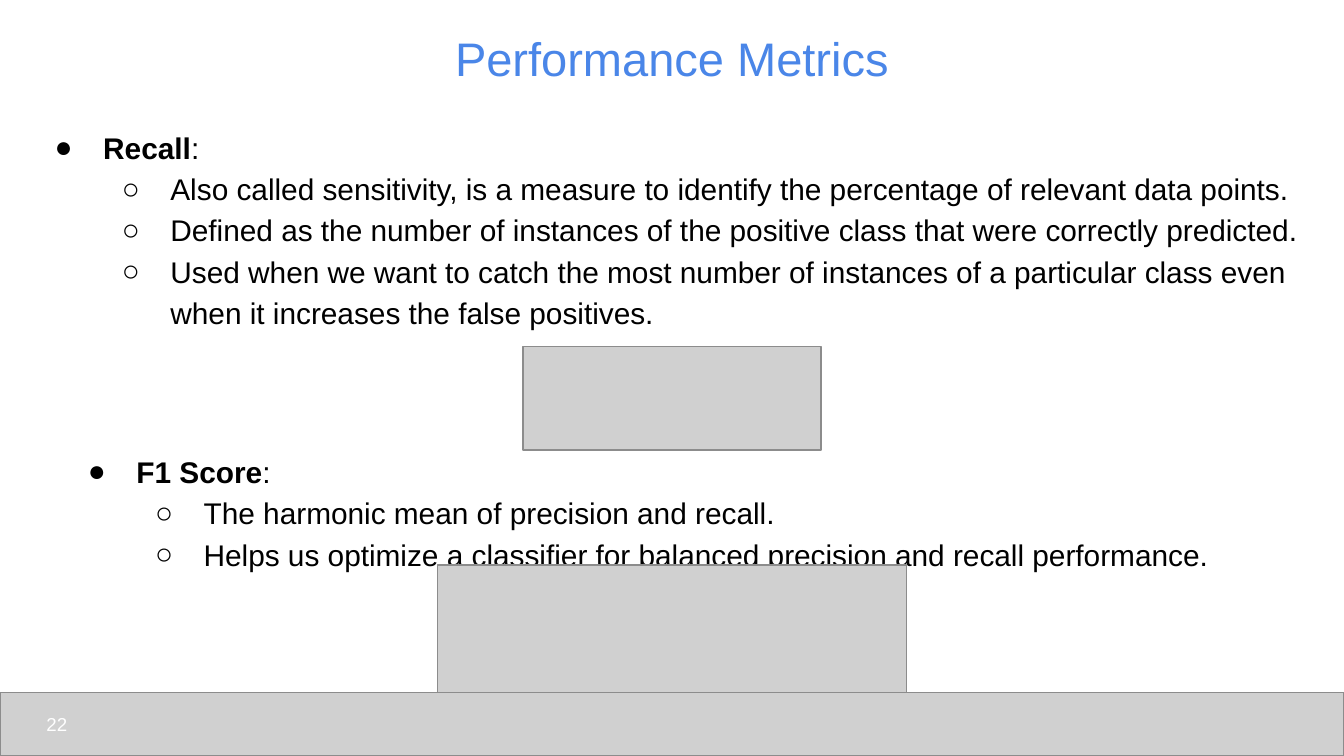
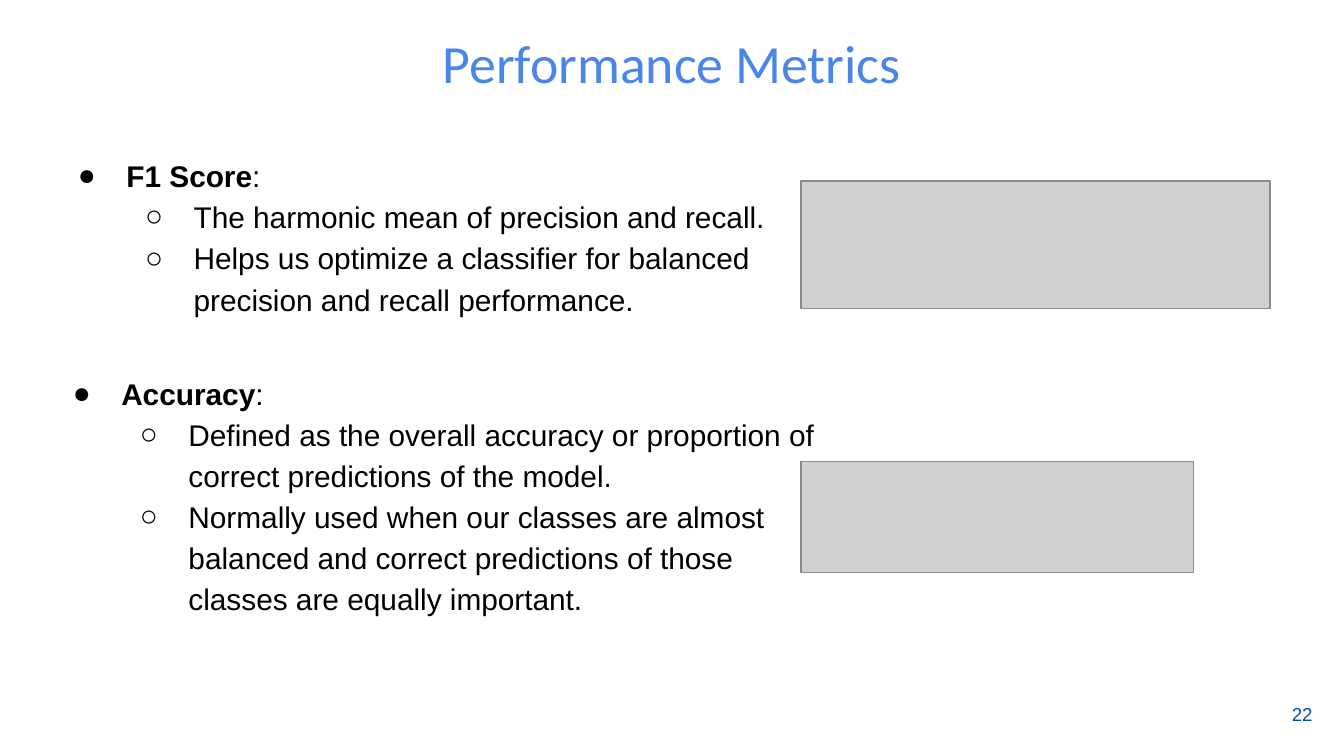
Before and after one commit to udel-cbcb/NIGMS-Sandbox-UD, a slide deck: slide 23 of Submodule_4/Lectures/Submodule_4_Lecture_1_ML_Models_and_Model_Evaluation.pptx (slide 22 before the commit). Drawn at 1344x756 pixels with LibreOffice and Linux fonts; fonts in the diff are those of the drawing; grey boxes stand for pictures; background and template pictures are left out. Boxes give left, top, right and bottom in pixels: in the first picture for what was removed or moved away, otherwise in the second. Text is boxed around its words. In the diff, an @@ line names an element or a change of style, - is before the commit and + after.

```diff
--- a/Submodule_4/Lectures/Submodule_4_Lecture_1_ML_Models_and_Model_Evaluation.pptx
+++ b/Submodule_4/Lectures/Submodule_4_Lecture_1_ML_Models_and_Model_Evaluation.pptx
@@ title "Performance Metrics" at box(443, 46, 901, 84): size 25.2 to 28.8 pt, font Arial to Calibri @@
@@ text "F1 Score:" rewrapped from box(136, 462, 1207, 571) to box(126, 166, 764, 316) @@
@@ text removed at box(103, 137, 1297, 329) @@
-● Recall:
-  ○ Also called sensitivity, is a measure to identify the percentage of relevant data points.
-  ○ Defined as the number of instances of the positive class that were correctly predicted.
-  ○ Used when we want to catch the most number of instances of a particular class even when it increases the false positives.
@@ picture: place and size @@
-picture at box(438, 564, 907, 692)
+picture at box(801, 181, 1270, 309)
@@ picture removed at box(523, 347, 821, 450) @@
@@ text added at box(121, 384, 814, 616), 16 pt, text #000000 @@
+● Accuracy:
+  ○ Defined as the overall accuracy or proportion of correct predictions of the model.
+  ○ Normally used when our classes are almost balanced and correct predictions of those classes are equally important.
@@ picture added at box(801, 462, 1193, 573) @@
@@ page number: place and size @@
-page number at box(46, 718, 67, 731)
+page number at box(1292, 708, 1313, 721)
@@ page number at box(1292, 708, 1313, 721): text colour #FFFFFF to #00539F @@
@@ picture removed at box(0, 692, 1344, 755) @@
```
Also in this commit, not shown: 19 other slides changed, 7 slides added, 8 slides removed, 7 other files.
